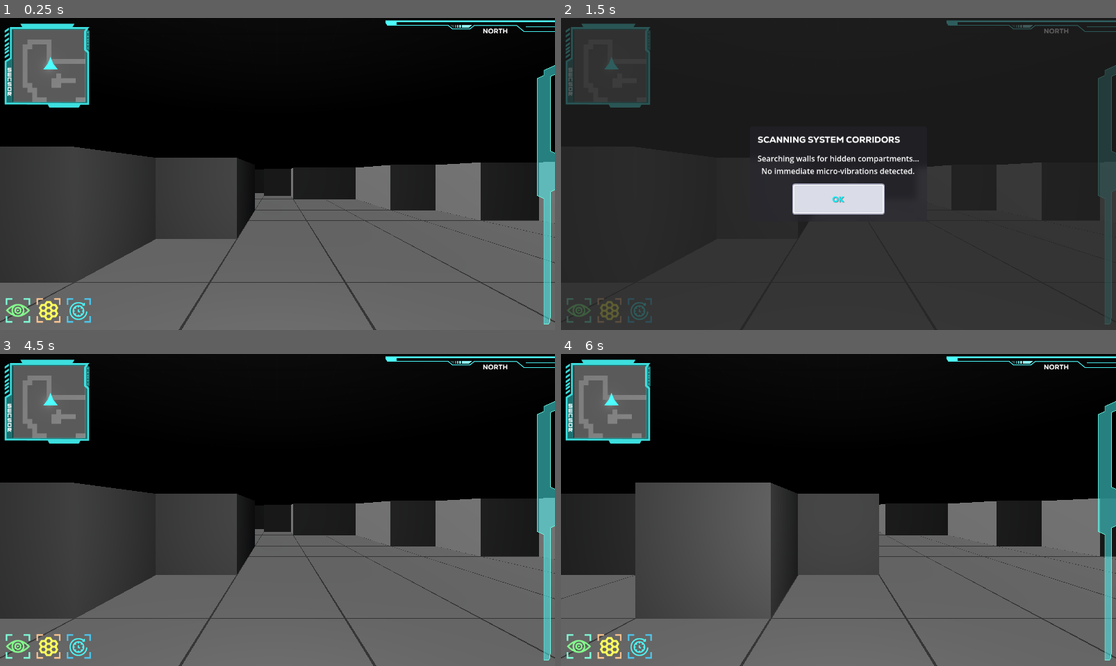
Above: before the commit, frames 1-4 (two rows, left to right).
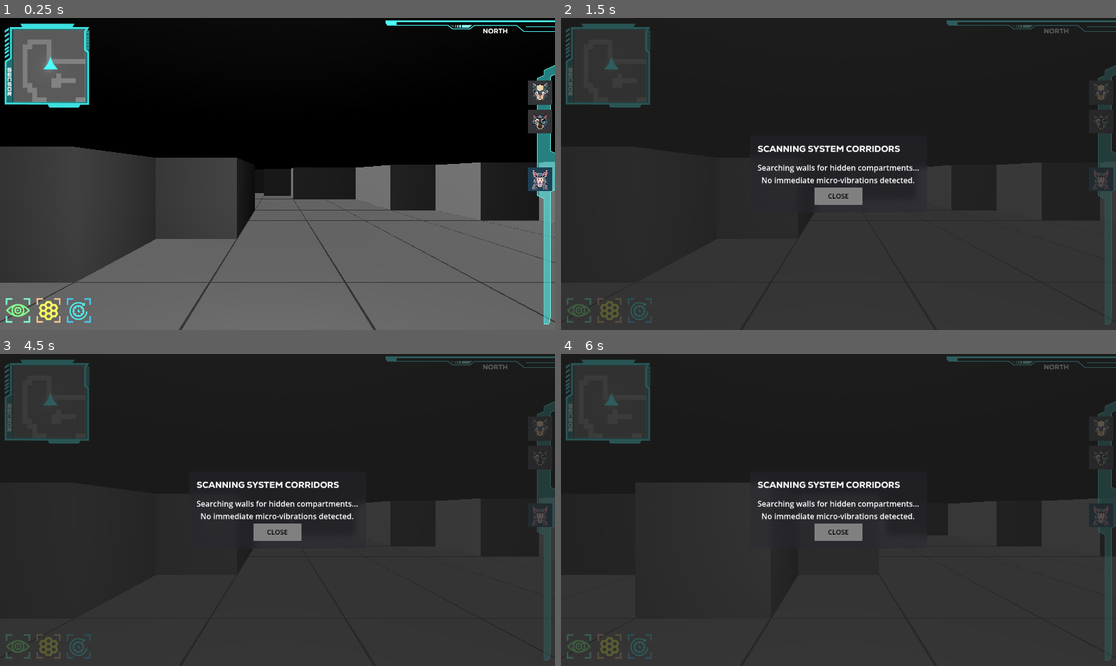
Above: after the commit, the same moments.

Repository: huement/cotu
Game: Godot game, scene res://Scenes/world.tscn
The game is run twice, just before and just after one commit, with the same random seed, the same clock (stepped at 60 frames per second) and the same inputs.
Inputs (mouse positions are in pixels of both pictures, inside the frame that each line leads up to):
- Up to frame 1 (0.25 s): no input
- Up to frame 2 (1.5 s): click (577, 311) at 0.5 s; click (610, 311) at 1.25 s
- Up to frame 3 (4.5 s): click (77, 647) at 2 s; click (49, 647) at 2.75 s; click (277, 534) at 3.5 s, where only the run before the commit has a clickable "OK"; tap Enter at 4.25 s; drag from (538, 428) to (333, 441) at 4.27 s
- Up to frame 4 (6 s): tap Space at 5 s; drag from (1099, 456) to (810, 572) at 5.02 s; tap Enter at 5.75 s; move the mouse to (1099, 485) at 5.77 s; hold E (strafe_right) from 5.78 s (still down); tap Ctrl at 5.85 s; click (1099, 485) at 5.92 s

The runs differ from the first frame. In frame 1, 1.0% of the frame differs, in the area x 95-100%, y 20-56%; in frame 2, 3.9%; in frame 3, 60%; in frame 4, 69%, in the area x 0-100%, y 0-100%.
Error before the commit: Parse Error: Class "CoreGameState" hides a global script class. (res://Core/GameState.gd:3)

Commit message:
feat: HUD Items button wired up

Diff:
--- a/GameState.gd
+++ /dev/null
@@ -1,29 +0,0 @@
-extends Node
-class_name CoreGameState
-
-# The universal state types for your classic crawler loop
-enum Mode { EXPLORING, BATTLE, MANAGEMENT }
-
-# Signal broadcasted whenever the active mode updates
-signal core_state_changed(new_mode: Mode)
-
-# Single source of truth state tracker
-var current_mode: Mode = Mode.EXPLORING:
-	set(value):
-		if current_mode != value:
-			current_mode = value
-			core_state_changed.emit(current_mode)
-
-@export var current_party: DungeonParty
-@export var current_floor_id: int = 1
-
-func _ready() -> void:
-	_initialize_active_session()
-
-func _initialize_active_session() -> void:
-	print("GameState: Assembling tactical data structures...")
-	current_party = DungeonParty.new()
-
-	for slot in current_party.slots:
-		if slot != null:
-			slot.initialize_stats()
--- a/Scripts/item_button.gd
+++ b/Scripts/item_button.gd
@@ -1,31 +1,40 @@
+# res://Scripts/UI/item_button.gd
 extends TextureButton
+
+## 🎯 The event payload sent to SignalBus when clicked
+@export var action_type: String = "ITEMS"
 
 @export var hover_scale: Vector2 = Vector2(1.1, 1.1)
 @export var click_scale: Vector2 = Vector2(0.95, 0.95)
 @export var default_scale: Vector2 = Vector2(1.0, 1.0)
 
 func _ready() -> void:
-	# Connect the button signals
+	# Connect hover & click animation signals
 	mouse_entered.connect(_on_hover_start)
 	mouse_exited.connect(_on_hover_end)
 	button_down.connect(_on_click_start)
 	button_up.connect(_on_click_end)
 
+	# 🎯 THE MISSING EVENT HOOK: Triggers the popup modal
+	pressed.connect(_on_button_pressed)
+
+func _on_button_pressed() -> void:
+	if get_tree().root.has_node("SignalBus"):
+		var bus: Node = get_tree().root.get_node("SignalBus")
+		bus.popup_requested.emit(action_type)
+		print("ActionButton: Requested modal window transformation for: ", action_type)
+	else:
+		push_error("ActionButton: Core SignalBus singleton could not be resolved from tree root!")
+
 func _on_hover_start() -> void:
-	# 1. Dynamically grab the size the HBox gave this button and find the center
 	pivot_offset = size / 2
-
-	# 2. Pop this button to the front layer so it doesn't expand BEHIND its neighbors
 	z_index = 1
-
 	var tween = create_tween().set_parallel(true)
 	tween.tween_property(self, "scale", hover_scale, 0.15).set_trans(Tween.TRANS_BACK).set_ease(Tween.EASE_OUT)
 	tween.tween_property(self, "modulate", Color(1.3, 1.3, 1.1, 1.0), 0.15)
 
 func _on_hover_end() -> void:
-	# 3. Put the layer priority back to normal
 	z_index = 0
-
 	var tween = create_tween().set_parallel(true)
 	tween.tween_property(self, "scale", default_scale, 0.15)
 	tween.tween_property(self, "modulate", Color(1, 1, 1, 1), 0.15)
--- a/Scripts/universal_popup.gd
+++ b/Scripts/universal_popup.gd
@@ -3,13 +3,23 @@
 class_name UniversalPopup
 
 @onready var panel_container: PanelContainer = $PanelContainer as PanelContainer
+@onready var background_dimmer: ColorRect = $BackgroundDimmer as ColorRect
 @onready var title_label: Label = $PanelContainer/MarginContainer/VBoxContainer/TitleLabel as Label
 @onready var content_area: VBoxContainer = %ContentArea as VBoxContainer
 @onready var confirm_button: TextureButton = %ConfirmButton as TextureButton
-@onready var background_dimmer: ColorRect = $BackgroundDimmer as ColorRect
 
 var active_action_type: StringName = &""
 var active_data: Dictionary = {}
+
+# Standalone Items Modal State & UI Pointers
+var _selected_item: ItemData = null
+var _selected_slot_index: int = -1
+var _preview_title_label: Label = null
+var _preview_desc_label: Label = null
+var _preview_icon: TextureRect = null
+var _items_use_btn: Button = null
+var _items_drop_btn: Button = null
+var _items_grid_instance: CharacterInventoryGrid = null
 
 func _ready() -> void:
 	if panel_container:
@@ -26,6 +36,11 @@
 
 ## Catches incoming event requests and builds custom menus on the fly
 func _on_popup_requested(action_type: StringName, data: Dictionary = {}) -> void:
+	# 🎯 Intercept item selection when the Standalone ITEMS Modal is already open
+	if action_type == &"ITEM_ACTIONS" and active_action_type == &"ITEMS":
+		_update_items_preview(data)
+		return
+
 	active_action_type = action_type
 	active_data = data
 	_clear_content_area()
@@ -37,6 +52,9 @@
 		&"REST":
 			title_label.text = "SET PURRGATORY CAMP DURATION"
 			_build_rest_ui()
+		&"ITEMS":
+			title_label.text = "USEABLE ITEMS"
+			_build_items_inventory_ui()
 		&"ITEM_ACTIONS":
 			title_label.text = "ITEM ACTION PROTOCOL"
 			_build_item_actions_ui(data)
@@ -44,8 +62,10 @@
 			push_warning("UniversalPopup: Unknown action type requested: " + String(action_type))
 			return
 
-	if background_dimmer: background_dimmer.visible = true
-	panel_container.visible = true
+	if background_dimmer:
+		background_dimmer.visible = true
+	if panel_container:
+		panel_container.visible = true
 
 func _on_confirm_pressed() -> void:
 	var payload: Dictionary = {}
@@ -58,6 +78,8 @@
 	_emit_confirmation(active_action_type, payload)
 
 func _clear_content_area() -> void:
+	if confirm_button:
+		confirm_button.visible = false
 	for child in content_area.get_children():
 		child.queue_free()
 
@@ -66,8 +88,13 @@
 		var bus: Node = get_tree().root.get_node("SignalBus")
 		bus.popup_confirmed.emit(action_type, extra_data)
 
-	if background_dimmer: background_dimmer.visible = false
-	panel_container.visible = false
+	_close_modal()
+
+func _close_modal() -> void:
+	if background_dimmer:
+		background_dimmer.visible = false
+	if panel_container:
+		panel_container.visible = false
 	active_action_type = &""
 	active_data.clear()
 
@@ -75,14 +102,25 @@
 # 🛠️ DYNAMIC CONTENT GENERATION METHODS
 # =============================================================================
 
+## 1. SEARCH MODAL
 func _build_search_ui() -> void:
 	var info_text := Label.new()
 	info_text.horizontal_alignment = HORIZONTAL_ALIGNMENT_CENTER
 	info_text.text = "Searching walls for hidden compartments...\nNo immediate micro-vibrations detected."
 	content_area.add_child(info_text)
 
+	var close_btn := _create_modal_button("CLOSE", Color(0.5, 0.5, 0.5, 1.0))
+	close_btn.pressed.connect(_close_modal)
+
+	var btn_center := HBoxContainer.new()
+	btn_center.alignment = BoxContainer.ALIGNMENT_CENTER
+	btn_center.add_child(close_btn)
+	content_area.add_child(btn_center)
+
+## 2. REST MODAL
 func _build_rest_ui() -> void:
 	var info_text := Label.new()
+	info_text.horizontal_alignment = HORIZONTAL_ALIGNMENT_CENTER
 	info_text.text = "Select rest duration (Hours):"
 	content_area.add_child(info_text)
 
@@ -92,7 +130,7 @@
 	slider.max_value = 12
 	slider.value = 4
 	slider.step = 1
-	slider.custom_minimum_size = Vector2(200, 20)
+	slider.custom_minimum_size = Vector2(200, 24)
 
 	var value_label := Label.new()
 	value_label.horizontal_alignment = HORIZONTAL_ALIGNMENT_CENTER
@@ -105,6 +143,150 @@
 	content_area.add_child(slider)
 	content_area.add_child(value_label)
 
+	var btn_hbox := HBoxContainer.new()
+	btn_hbox.alignment = BoxContainer.ALIGNMENT_CENTER
+	btn_hbox.add_theme_constant_override("separation", 16)
+
+	var rest_btn := _create_modal_button("REST", Color(0.0, 0.9, 0.8, 1.0))
+	rest_btn.pressed.connect(func() -> void:
+		_emit_confirmation(&"REST", {"hours": int(slider.value)})
+	)
+
+	var cancel_btn := _create_modal_button("CANCEL", Color(0.5, 0.5, 0.5, 1.0))
+	cancel_btn.pressed.connect(_close_modal)
+
+	btn_hbox.add_child(rest_btn)
+	btn_hbox.add_child(cancel_btn)
+	content_area.add_child(btn_hbox)
+
+## 3. STANDALONE USEABLE ITEMS MODAL
+func _build_items_inventory_ui() -> void:
+	_selected_item = null
+	_selected_slot_index = -1
+
+	# --- Top Item Info / Preview Header ---
+	var preview_hbox := HBoxContainer.new()
+	preview_hbox.custom_minimum_size = Vector2(0, 80)
+	preview_hbox.add_theme_constant_override("separation", 16)
+
+	# Large Icon Box Frame
+	var icon_box := PanelContainer.new()
+	icon_box.custom_minimum_size = Vector2(72, 72)
+	var icon_style := StyleBoxFlat.new()
+	icon_style.bg_color = Color(0.04, 0.08, 0.1, 0.9)
+	icon_style.border_width_left = 1
+	icon_style.border_width_top = 1
+	icon_style.border_width_right = 1
+	icon_style.border_width_bottom = 1
+	icon_style.border_color = Color(0.0, 0.8, 0.7, 0.8)
+	icon_box.add_theme_stylebox_override("panel", icon_style)
+
+	_preview_icon = TextureRect.new()
+	_preview_icon.expand_mode = TextureRect.EXPAND_IGNORE_SIZE
+	_preview_icon.stretch_mode = TextureRect.STRETCH_KEEP_ASPECT_CENTERED
+	_preview_icon.set_anchors_preset(Control.PRESET_FULL_RECT)
+	icon_box.add_child(_preview_icon)
+	preview_hbox.add_child(icon_box)
+
+	# Text Column (Title & Description)
+	var text_vbox := VBoxContainer.new()
+	text_vbox.size_flags_horizontal = Control.SIZE_EXPAND_FILL
+
+	_preview_title_label = Label.new()
+	_preview_title_label.text = "SELECT AN ITEM"
+	_preview_title_label.add_theme_color_override("font_color", Color(0.0, 0.9, 0.8, 1.0))
+	_preview_title_label.add_theme_font_size_override("font_size", 16)
+	text_vbox.add_child(_preview_title_label)
+
+	_preview_desc_label = Label.new()
+	_preview_desc_label.text = "Click any item in the grid below to inspect its details or use it."
+	_preview_desc_label.autowrap_mode = TextServer.AUTOWRAP_WORD_SMART
+	_preview_desc_label.add_theme_color_override("font_color", Color(0.6, 0.7, 0.8, 0.9))
+	_preview_desc_label.add_theme_font_size_override("font_size", 12)
+	text_vbox.add_child(_preview_desc_label)
+
+	preview_hbox.add_child(text_vbox)
+	content_area.add_child(preview_hbox)
+
+	var sep := HSeparator.new()
+	content_area.add_child(sep)
+
+	# --- Inventory Grid ---
+	var inventory_grid_scene: PackedScene = preload("res://Scenes/UI/CharacterInventoryGrid.tscn")
+	_items_grid_instance = inventory_grid_scene.instantiate() as CharacterInventoryGrid
+	content_area.add_child(_items_grid_instance)
+
+	if "inventory" in GameState:
+		_items_grid_instance.display_inventory(GameState.inventory)
+
+	# --- Bottom Action Footer Buttons ---
+	var footer_hbox := HBoxContainer.new()
+	footer_hbox.alignment = BoxContainer.ALIGNMENT_BEGIN
+	footer_hbox.add_theme_constant_override("separation", 12)
+
+	_items_use_btn = _create_modal_button("USE", Color(0.0, 0.9, 0.9, 1.0))
+	_items_drop_btn = _create_modal_button("DROP", Color(0.0, 0.8, 0.7, 1.0))
+	var close_btn := _create_modal_button("CLOSE", Color(0.5, 0.5, 0.5, 1.0))
+
+	_items_use_btn.disabled = true
+	_items_drop_btn.disabled = true
+
+	footer_hbox.add_child(_items_use_btn)
+	footer_hbox.add_child(_items_drop_btn)
+
+	var spacer := Control.new()
+	spacer.size_flags_horizontal = Control.SIZE_EXPAND_FILL
+	footer_hbox.add_child(spacer)
+	footer_hbox.add_child(close_btn)
+
+	content_area.add_child(footer_hbox)
+
+	close_btn.pressed.connect(_close_modal)
+
+	# Use Action Button
+	_items_use_btn.pressed.connect(func() -> void:
+		if is_instance_valid(_selected_item) and "inventory" in GameState:
+			var active_cat: CatCharacter = GameState.get_active_cat() if GameState.has_method("get_active_cat") else null
+			if is_instance_valid(active_cat) and _selected_slot_index >= 0:
+				GameState.inventory.use_item(_selected_slot_index, active_cat)
+				_items_grid_instance.display_inventory(GameState.inventory)
+				_reset_items_preview()
+	)
+
+	# Drop Action Button
+	_items_drop_btn.pressed.connect(func() -> void:
+		if is_instance_valid(_selected_item) and "inventory" in GameState:
+			GameState.inventory.remove_item(_selected_item)
+			_items_grid_instance.display_inventory(GameState.inventory)
+			_reset_items_preview()
+	)
+
+## Dynamic Preview Updater triggered when selecting an item in the grid
+func _update_items_preview(data: Dictionary) -> void:
+	var item: ItemData = data.get("item", null) as ItemData
+	var slot_idx: int = data.get("index", -1)
+
+	if is_instance_valid(item):
+		_selected_item = item
+		_selected_slot_index = slot_idx
+
+		if _preview_title_label: _preview_title_label.text = item.item_name.to_upper()
+		if _preview_desc_label: _preview_desc_label.text = item.description
+		if _preview_icon: _preview_icon.texture = item.icon if "icon" in item else null
+
+		if _items_use_btn: _items_use_btn.disabled = false
+		if _items_drop_btn: _items_drop_btn.disabled = false
+
+func _reset_items_preview() -> void:
+	_selected_item = null
+	_selected_slot_index = -1
+	if _preview_title_label: _preview_title_label.text = "SELECT AN ITEM"
+	if _preview_desc_label: _preview_desc_label.text = "Click any item in the grid below to inspect its details or use it."
+	if _preview_icon: _preview_icon.texture = null
+	if _items_use_btn: _items_use_btn.disabled = true
+	if _items_drop_btn: _items_drop_btn.disabled = true
+
+## 4. INDIVIDUAL ITEM ACTIONS MODAL (From Character Sheet)
 func _build_item_actions_ui(data: Dictionary) -> void:
 	var item: ItemData = data.get("item", null) as ItemData
 	var slot_name: String = data.get("slot", "")
@@ -127,7 +309,6 @@
 
 	if is_instance_valid(item):
 		if not slot_name.is_empty():
-			# Equipped Item -> Offer Unequip
 			_add_action_button("[ UNEQUIP ]", func() -> void:
 				if is_instance_valid(cat):
 					var unequipped: ItemData = cat.unequip_item(slot_name)
@@ -142,7 +323,6 @@
 				_refresh_party_ui()
 			)
 		else:
-			# Inventory Item -> Offer Equip / Use
 			if item.item_type == ItemData.ItemType.EQUIPMENT:
 				_add_action_button("[ EQUIP ]", func() -> void:
 					if is_instance_valid(cat):
@@ -187,7 +367,7 @@
 			)
 
 	_add_action_button("[ CANCEL ]", func() -> void:
-		_emit_confirmation(&"ITEM_ACTIONS", {"sub_action": "CANCEL"})
+		_close_modal()
 	)
 
 func _add_action_button(label_text: String, action_callable: Callable) -> void:
@@ -201,3 +381,19 @@
 		var bus: Node = get_tree().root.get_node("SignalBus")
 		var active_idx: int = GameState.get("active_cat_index") if "active_cat_index" in GameState else 0
 		bus.portrait_clicked.emit(active_idx)
+
+func _create_modal_button(text_val: String, color_val: Color) -> Button:
+	var btn := Button.new()
+	btn.text = text_val
+	btn.custom_minimum_size = Vector2(100, 36)
+	btn.focus_mode = Control.FOCUS_NONE
+
+	var style := StyleBoxFlat.new()
+	style.bg_color = color_val
+	style.corner_radius_top_left = 2
+	style.corner_radius_bottom_right = 2
+
+	btn.add_theme_stylebox_override("normal", style)
+	btn.add_theme_color_override("font_color", Color.BLACK)
+	btn.add_theme_font_size_override("font_size", 14)
+	return btn
Not shown, removed: GameState.gd.uid
